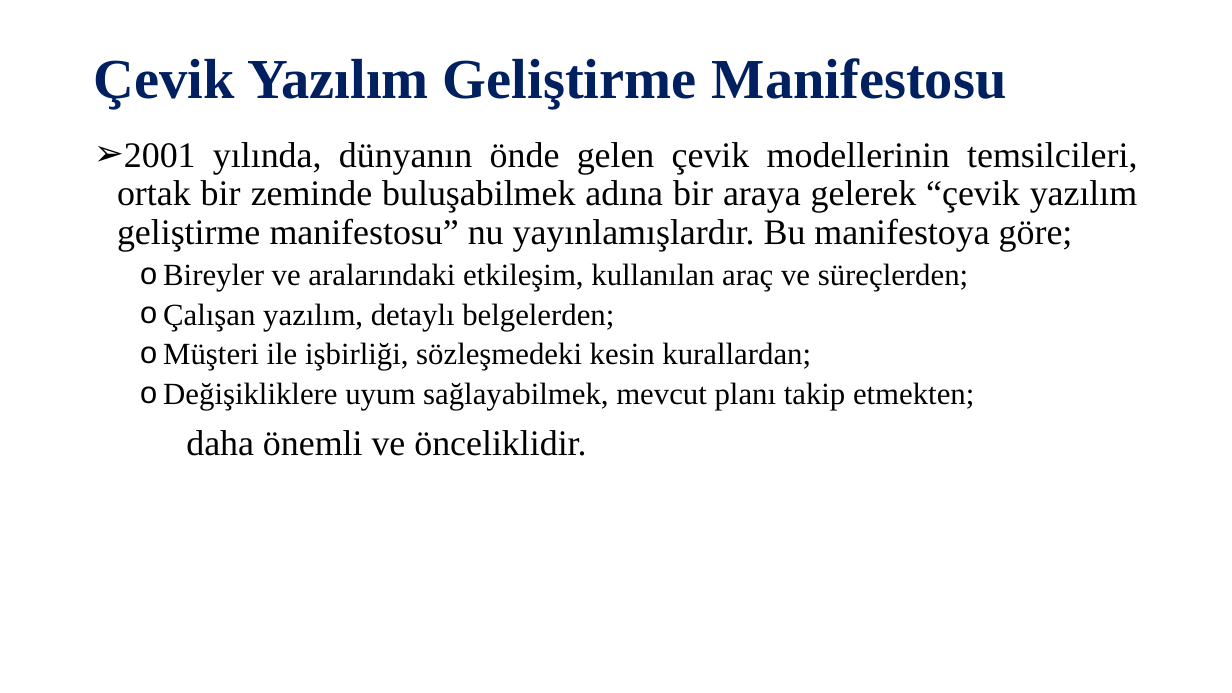
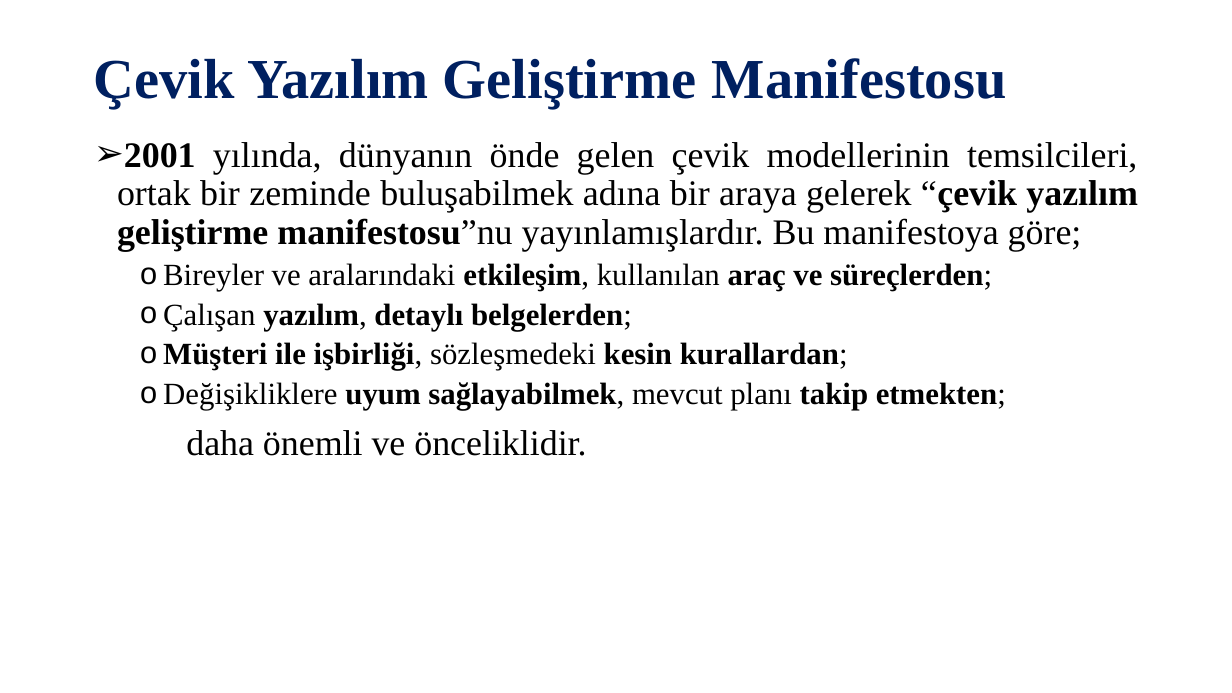
Before and after one commit to SevdanurGENC/Software-Architectures-Lecture-Notes, a slide deck: slide 14 of Slides/Yazılım Mimarileri - Bolum 3.pptx. Drawn at 1232x693 pixels with LibreOffice and Linux fonts; fonts in the diff are those of the drawing. Boxes give left, top, right and bottom in pixels: in the first picture for what was removed or moved away, otherwise in the second. Text is boxed around its words. In the diff, an @@ line names an element or a change of style, - is before the commit and + after.

```diff
--- a/Slides/Yazılım Mimarileri - Bolum 3.pptx
+++ b/Slides/Yazılım Mimarileri - Bolum 3.pptx
@@ text at bbox=[117, 142, 1138, 252]: spaces changed @@
-➢ 2001 yılında, dünyanın önde gelen çevik modellerinin temsilcileri, ortak bir zeminde buluşabilmek adına bir araya gelerek “çevik yazılım geliştirme manifestosu” nu yayınlamışlardır. Bu manifestoya göre;
+➢ 2001 yılında, dünyanın önde gelen çevik modellerinin temsilcileri, ortak bir zeminde buluşabilmek adına bir araya gelerek “çevik yazılım geliştirme manifestosu”nu yayınlamışlardır. Bu manifestoya göre;
@@ text at bbox=[163, 263, 1006, 410]: bold on in "etkileşim, araç ve süreçlerden;", "yazılım, detaylı belgelerden;", "Müşteri ile işbirliği, kesin kurallardan;", "uyum sağlayabilmek, takip etmekten;" @@
```
Also in this commit, not shown: 13 other slides changed.
